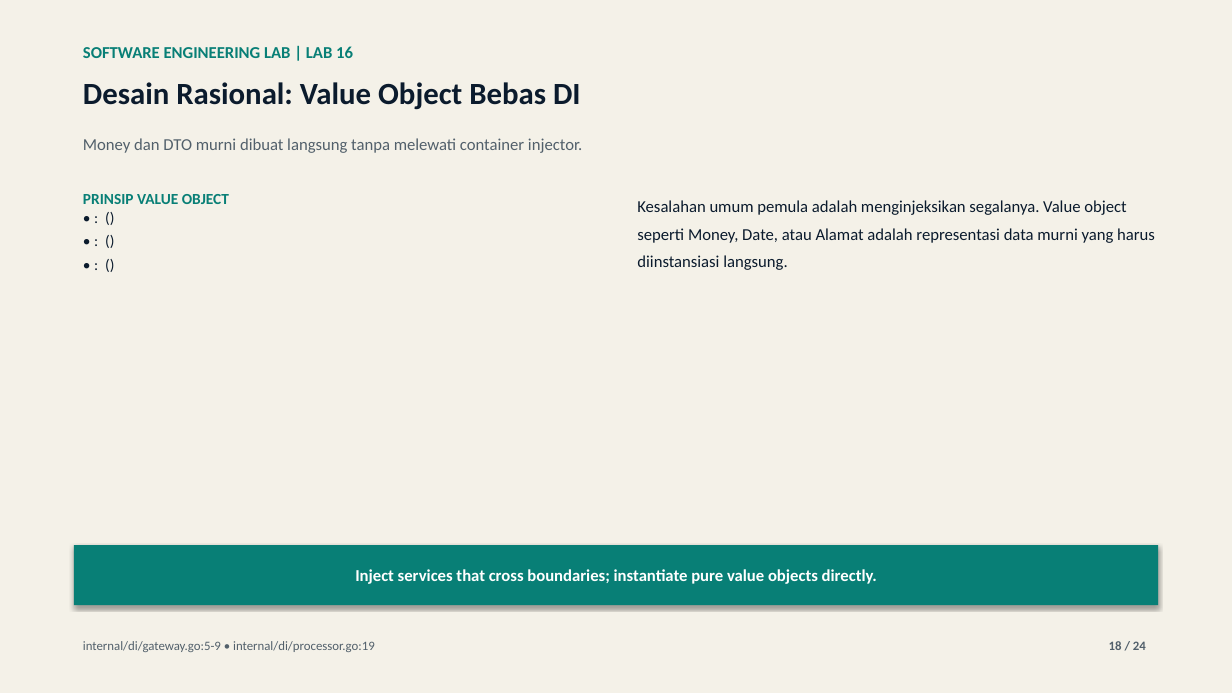
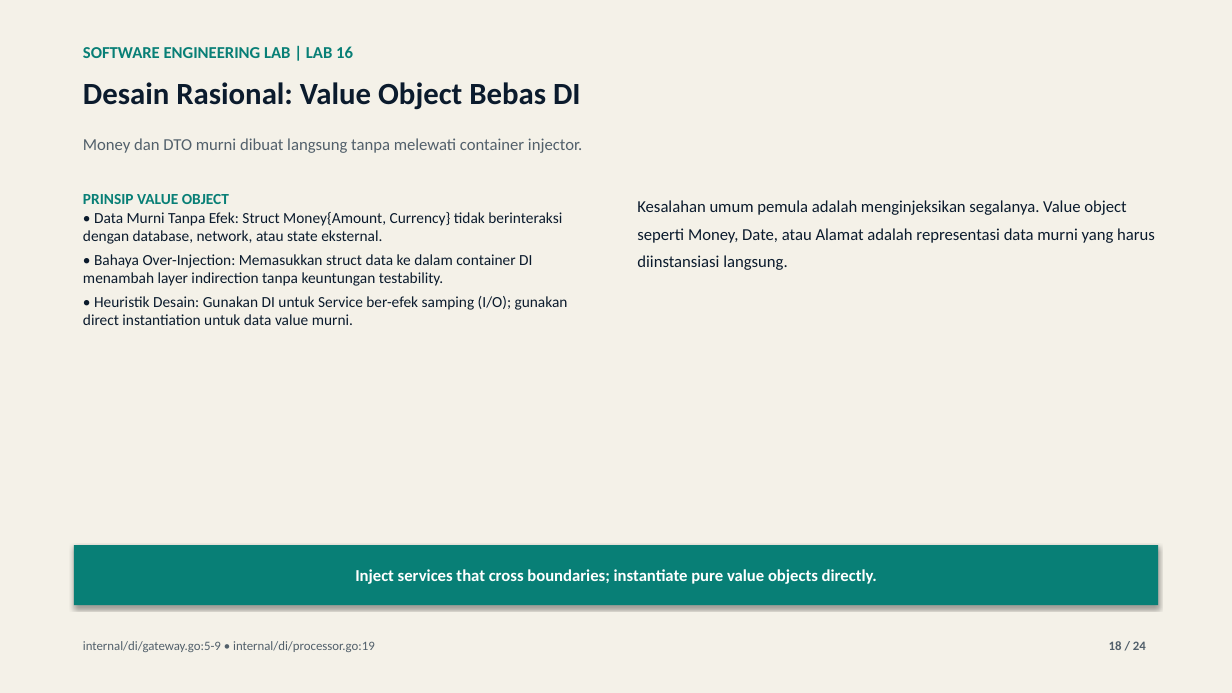
Before and after one commit to lukman-ss/software-engineering-lab, a slide deck: slide 18 of labs/16-dependency-injection/result/linkedin/lab-16-dependency-injection-carousel.pptx. Drawn at 1232x693 pixels with LibreOffice and Linux fonts; fonts in the diff are those of the drawing. Boxes give left, top, right and bottom in pixels: in the first picture for what was removed or moved away, otherwise in the second. Text is boxed around its words. In the diff, an @@ line names an element or a change of style, - is before the commit and + after.

Commit message:
docs: update content audit report, verdict, and generated dev.to and LinkedIn deliverables for lab 16 dependency injection

```diff
--- a/labs/16-dependency-injection/result/linkedin/lab-16-dependency-injection-carousel.pptx
+++ b/labs/16-dependency-injection/result/linkedin/lab-16-dependency-injection-carousel.pptx
@@ text at <box>83,212,568,325</box>: text changed @@
-• : ()
-• : ()
-• : ()
+• Data Murni Tanpa Efek: Struct Money{Amount, Currency} tidak berinteraksi dengan database, network, atau state eksternal.
+• Bahaya Over-Injection: Memasukkan struct data ke dalam container DI menambah layer indirection tanpa keuntungan testability.
+• Heuristik Desain: Gunakan DI untuk Service ber-efek samping (I/O); gunakan direct instantiation untuk data value murni.
```
Also in this commit, not shown: 9 other slides changed, 4 other files.
